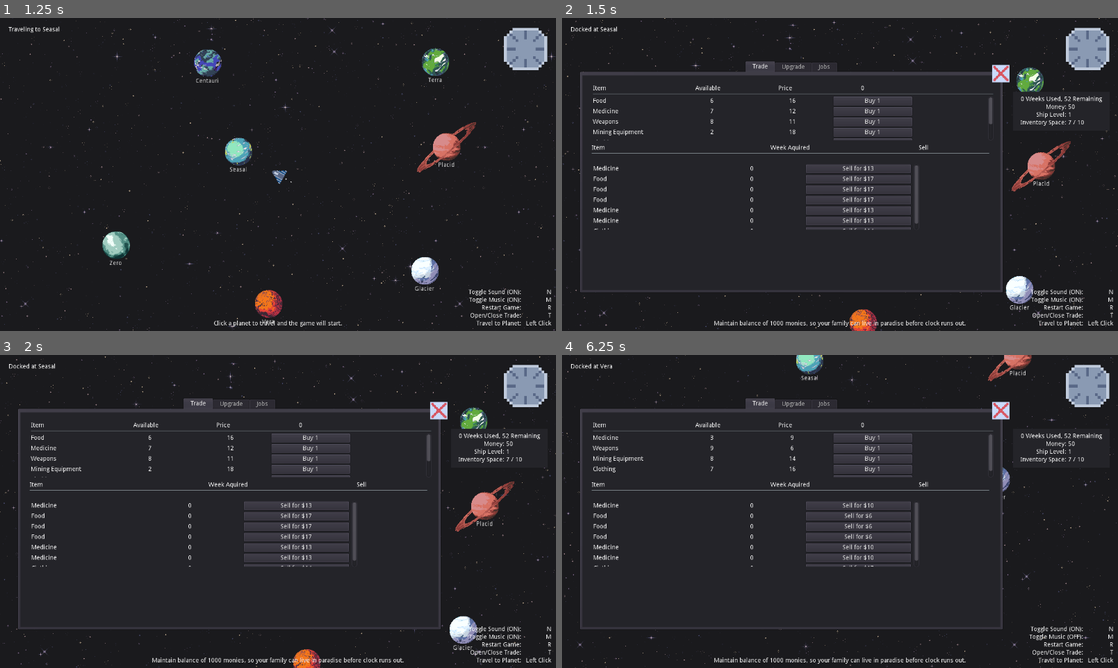
Above: before the commit, frames 1-4 (two rows, left to right).
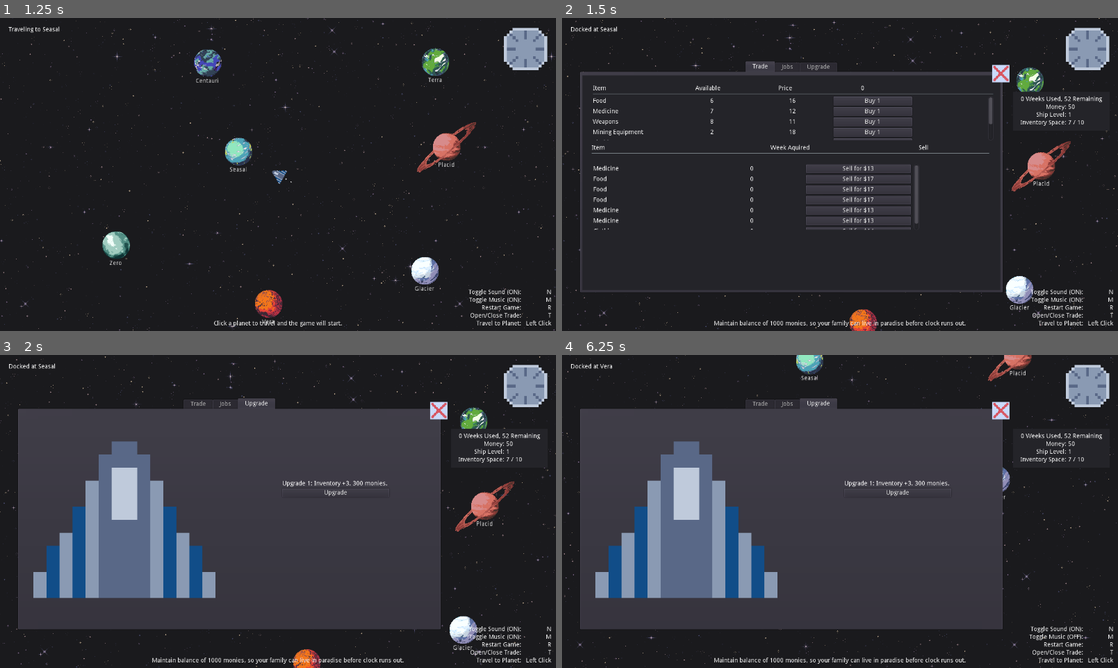
Above: after the commit, the same moments.

Repository: shadowhen/Star-Trader
Game: Godot game, scene res://World.tscn
Same seed, same stepped clock (60 frames per second), same inputs: the game is played once before the commit and once after it.
Inputs (mouse positions are in pixels of both pictures, inside the frame that each line leads up to):
- Up to frame 1 (1.25 s): tap A at 0.5 s; move the mouse to (205, 133) at 0.52 s; hold Right (ui_right) from 0.53 s (still down); hold 1 from 0.53 s (still down); click (205, 133) at 0.67 s; tap 2 at 0.8 s
- Up to frame 2 (1.5 s): tap A at 1.25 s; move the mouse to (1001, 61) at 1.27 s; release Right (ui_right) at 1.28 s; release 1 at 1.28 s; hold Down (ui_down) from 1.28 s (still down); tap 2 at 1.35 s; click (1001, 61) at 1.42 s
- Up to frame 3 (2 s): keep holding Down (ui_down); tap 3 at 1.55 s
- Up to frame 4 (6.25 s): release Down (ui_down) at 2 s; click (895, 492) at 2 s, where only the run after the commit has a clickable "Upgrade"; click (873, 439) at 2.75 s, where only the run before the commit has a clickable "Buy 1"; click (1001, 411) at 3.5 s; tap R (restart) at 4.25 s; move the mouse to (1023, 630) at 4.27 s; hold Right (ui_right) 4.28-5.03 s; hold 3 4.28-5.03 s; click (1023, 630) at 4.42 s; tap 1 at 4.55 s; tap A at 5, 5.75 s; move the mouse to (801, 624) at 5.02 s; hold Up (ui_up) 5.03-5.78 s; click (801, 624) at 5.1 s; tap 2 at 5.3 s; move the mouse to (995, 420) at 5.77 s; hold Left (ui_left) from 5.78 s (still down); hold 3 from 5.78 s (still down); tap M (toggle_music) at 5.85 s; click (995, 420) at 5.92 s

Frame 1 is identical in both runs. In frame 2, less than 0.1% of the frame differs, in the area x 39-49%, y 14-17%; in frame 3, 32%, in the area x 3-79%, y 13-78%; in frame 4, 32%.

Commit message:
added key shortcuts for tabs

Diff:
--- a/ui/SharedUI.gd
+++ b/ui/SharedUI.gd
@@ -9,6 +9,17 @@
 
 func _ready():
 	PlayerData.connect("money_update", self, "_on_PlayerData_money_update")
+
+func _process(delta):
+	if visible:
+		if Input.is_key_pressed(KEY_1):
+			$Tabs.current_tab = 0
+		if Input.is_key_pressed(KEY_2):
+			$Tabs.current_tab = 1
+		if Input.is_key_pressed(KEY_3):
+			$Tabs.current_tab = 2
+		if Input.is_key_pressed(KEY_ESCAPE):
+			hide()
 
 func update_info(planet):
 	jobs.setup(planet)
--- a/ui/SharedUI.tscn
+++ b/ui/SharedUI.tscn
@@ -25,13 +25,6 @@
 anchor_top = 0.0
 anchor_right = 1.0
 anchor_bottom = 1.0
-margin_left = 4.0
-margin_top = 32.0
-margin_right = -4.0
-margin_bottom = -4.0
-
-[node name="Upgrade" parent="Tabs" instance=ExtResource( 1 )]
-visible = false
 margin_left = 4.0
 margin_top = 32.0
 margin_right = -4.0
@@ -72,6 +65,13 @@
 margin_bottom = 540.0
 size_flags_horizontal = 3
 
+[node name="Upgrade" parent="Tabs" instance=ExtResource( 1 )]
+visible = false
+margin_left = 4.0
+margin_top = 32.0
+margin_right = -4.0
+margin_bottom = -4.0
+
 [node name="HideButton" type="TextureButton" parent="."]
 anchor_left = 1.01758
 anchor_top = 0.015625
Not shown: 1 places in ui/SharedUI.tscn that only renumber resources
